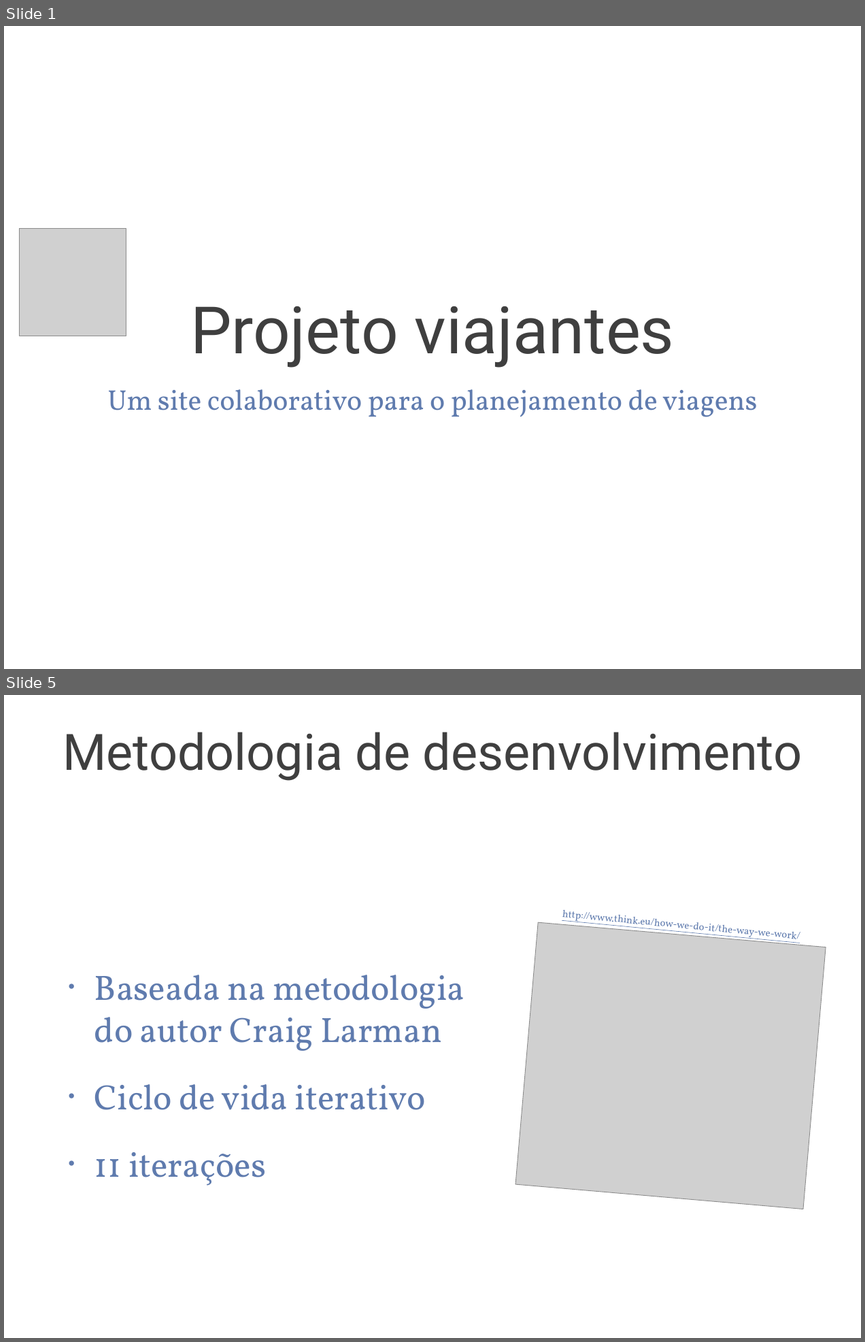
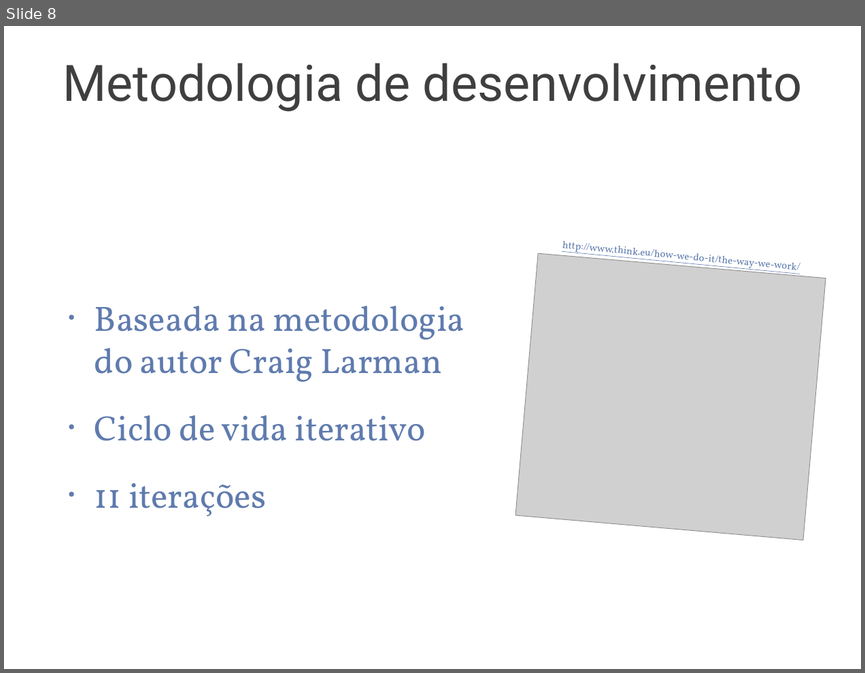
Before and after one commit to tulios/projetofinal-roteiros, a slide deck: apresentacao/apresentacao.ppt. Shown one above the other, each under a label of ours: slides 1 and 5 before the commit, slide 8 after it; the slides between them are not shown. The pictures are 865x1342 and 865x673 pixels, drawn with LibreOffice and Linux fonts; fonts in the diff are those of the drawing; grey boxes stand for pictures; background and template pictures are left out. Boxes give left, top, right and bottom in pixels: in the first picture for what was removed or moved away, otherwise in the second. Text is boxed around its words. In the diff, an @@ line names an element or a change of style, - is before the commit and + after.

```diff
--- a/apresentacao/apresentacao.ppt
+++ b/apresentacao/apresentacao.ppt
@@ slide 1 removed at (x1=4, y1=26, x2=861, y2=669), background picture (left out) @@
@@ picture removed at (x1=19, y1=229, x2=126, y2=335) @@
@@ title removed at (x1=190, y1=306, x2=674, y2=367) @@
-Projeto viajantes
@@ text removed at (x1=107, y1=389, x2=757, y2=417) @@
-Um site colaborativo para o planejamento de viagens
@@ what was slide 5 is now slide 8 @@
```
Also in this commit, not shown: 5 slides changed, 4 slides added, 2 other files.
